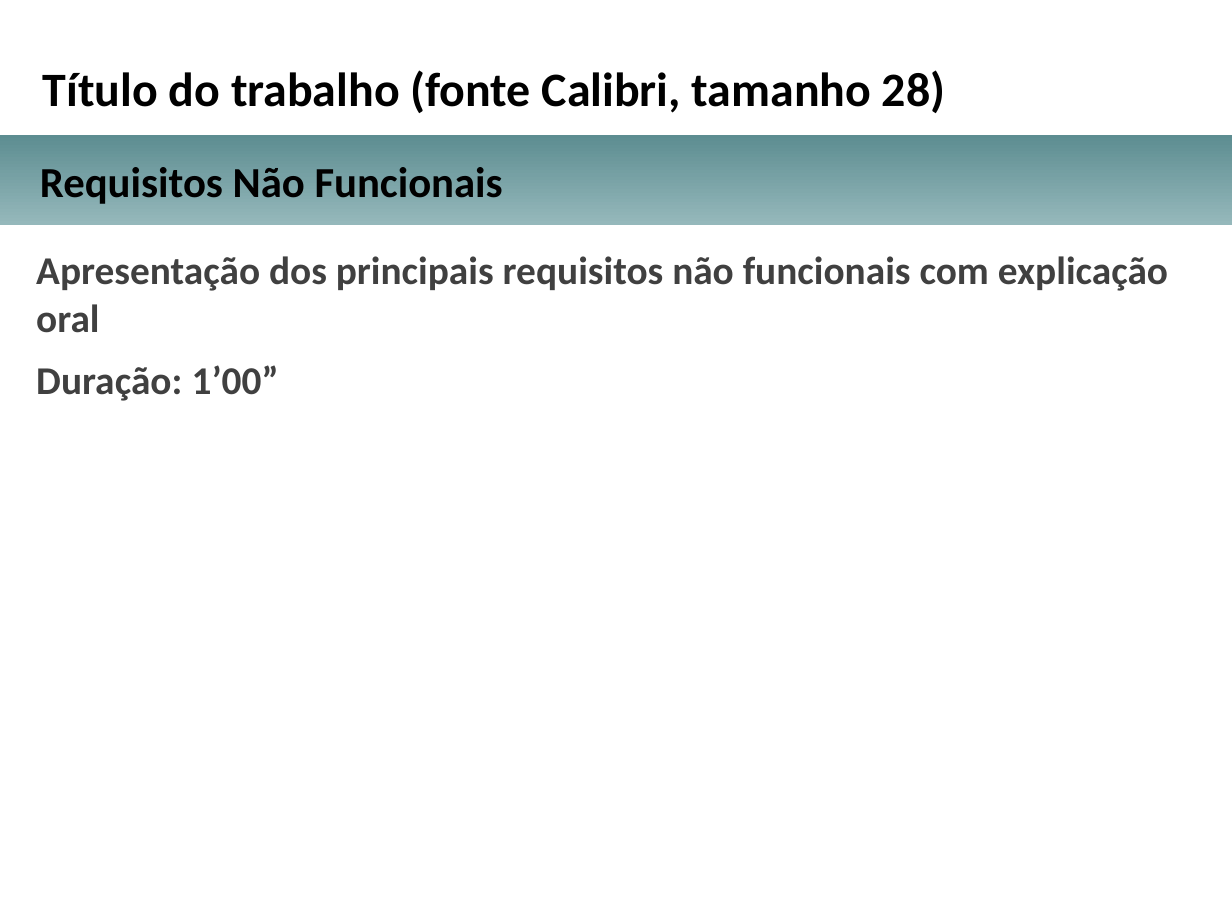
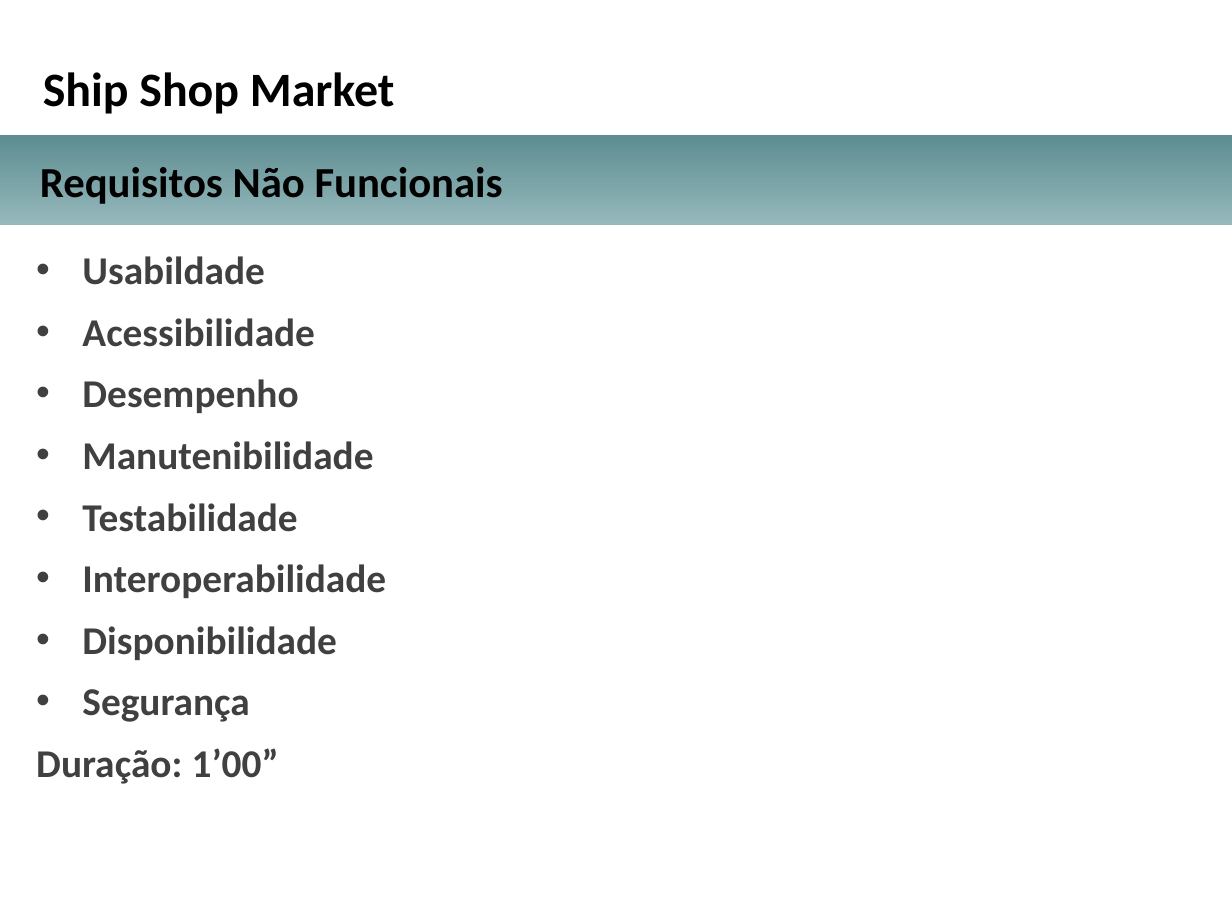
Before and after one commit to dvp333/tcc-arq-soft-dist, a slide deck: slide 4 of Enunciado e modelos/Orientação e Modelo para a Apresentação para a Banca/Apresentacao_projeto_arquitetural_TCC.pptx. Drawn at 1232x924 pixels with LibreOffice and Linux fonts; fonts in the diff are those of the drawing; background and template pictures are left out. Boxes give left, top, right and bottom in pixels: in the first picture for what was removed or moved away, otherwise in the second. Text is boxed around its words. In the diff, an @@ line names an element or a change of style, - is before the commit and + after.

```diff
--- a/Enunciado e modelos/Orientação e Modelo para a Apresentação para a Banca/Apresentacao_projeto_arquitetural_TCC.pptx
+++ b/Enunciado e modelos/Orientação e Modelo para a Apresentação para a Banca/Apresentacao_projeto_arquitetural_TCC.pptx
@@ text at (x1=43, y1=72, x2=394, y2=114): text changed @@
-Título do trabalho (fonte Calibri, tamanho 28)
+Ship Shop Market
@@ text at (x1=82, y1=256, x2=386, y2=722): text changed @@
-Apresentação dos principais requisitos não funcionais com explicação oral
+• Usabildade
+• Acessibilidade
+• Desempenho
+• Manutenibilidade
+• Testabilidade
+• Interoperabilidade
+• Disponibilidade
+• Segurança
```
Also in this commit, not shown: 10 other slides changed.
